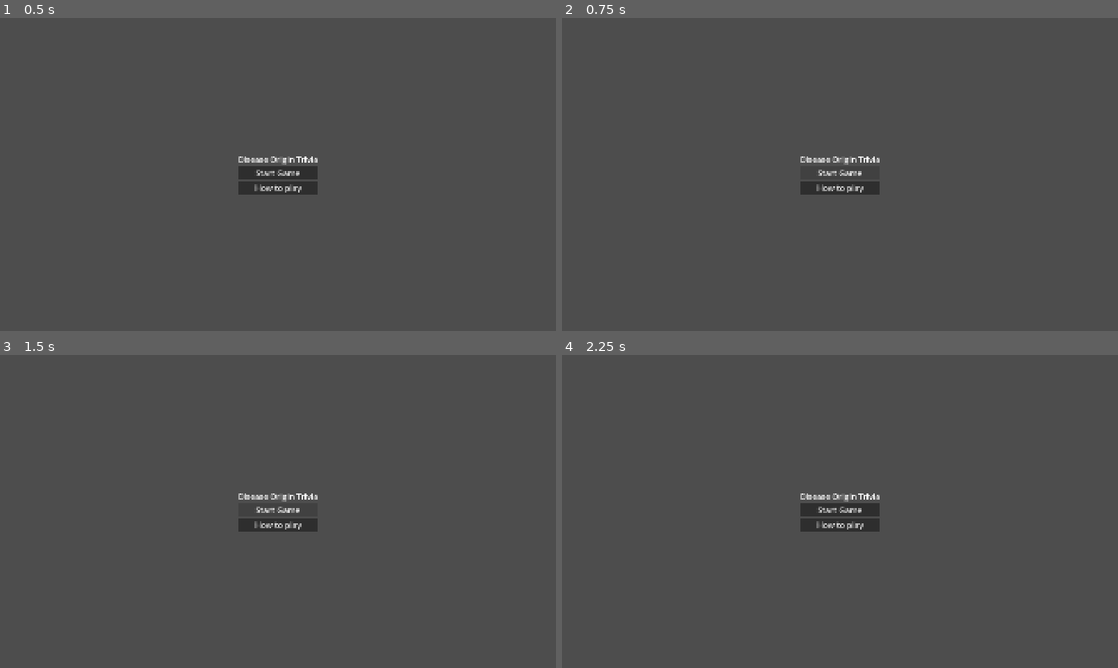
Above: before the commit, frames 1-4 (two rows, left to right).
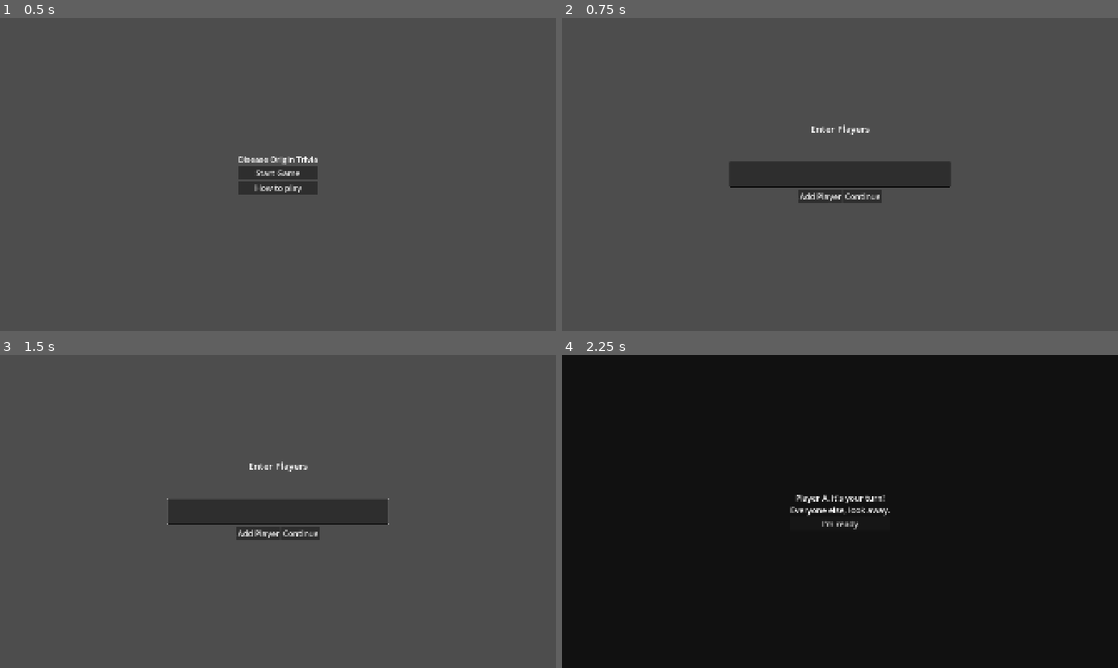
Above: after the commit, the same moments.

Repository: cisc-3667-fall-2026/Group-Project-2
Game: Godot game, scene res://scenes/MainMenu.tscn
Same seed, same stepped clock (60 frames per second), same inputs: the game is played once before the commit and once after it.
Inputs (mouse positions are in pixels of both pictures, inside the frame that each line leads up to):
- Up to frame 1 (0.5 s): no input
- Up to frame 2 (0.75 s): click "Start Game" at 0.5 s
- Up to frame 3 (1.5 s): click (278, 511) at 1.25 s, where only the run before the commit has a clickable "Start Game"
- Up to frame 4 (2.25 s): click (862, 533) at 2 s, where only the run after the commit has a clickable "Continue"

Frame 1 is identical in both runs. In frame 2, 3.4% of the frame differs, in the area x 30-70%, y 34-60%; in frame 3, 3.3%; in frame 4, 99%, in the area x 0-100%, y 0-100%.

Commit message:
fix: start button uses signal without code

Diff:
--- a/scenes/MainMenu.tscn
+++ b/scenes/MainMenu.tscn
@@ -55,4 +55,5 @@
 layout_mode = 2
 text = "How to play"
 
+[connection signal="pressed" from="CenterContainer/VBoxContainer/StartButton" to="." method="_on_start_button_pressed"]
 [connection signal="pressed" from="CenterContainer/VBoxContainer/HowToPlayButton" to="." method="_on_how_to_play_pressed"]
--- a/scripts/Scene/MainMenu.gd
+++ b/scripts/Scene/MainMenu.gd
@@ -1,7 +1,7 @@
 extends Control
-
-func _on_start_pressed() -> void:
-	get_tree().change_scene_to_file("res://scenes/Setup.tscn")
 
 func _on_how_to_play_pressed() -> void:
 	get_tree().change_scene_to_file("res://scenes/Instructions.tscn")
+
+func _on_start_button_pressed() -> void:
+	get_tree().change_scene_to_file("res://scenes/Setup.tscn")
